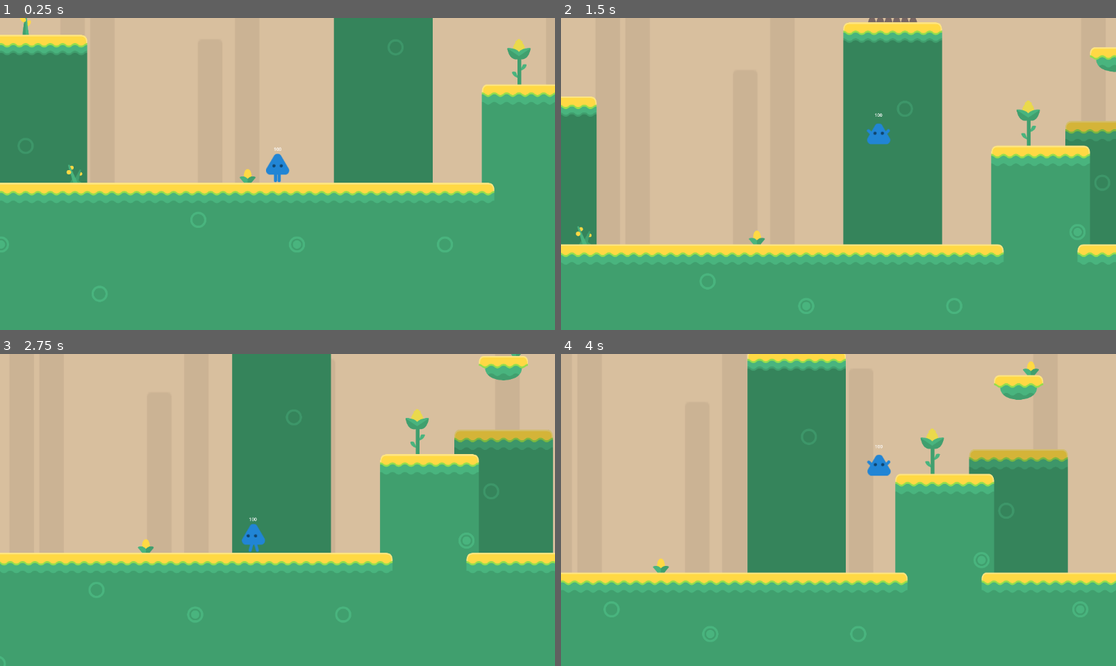
Above: before the commit, frames 1-4 (two rows, left to right).
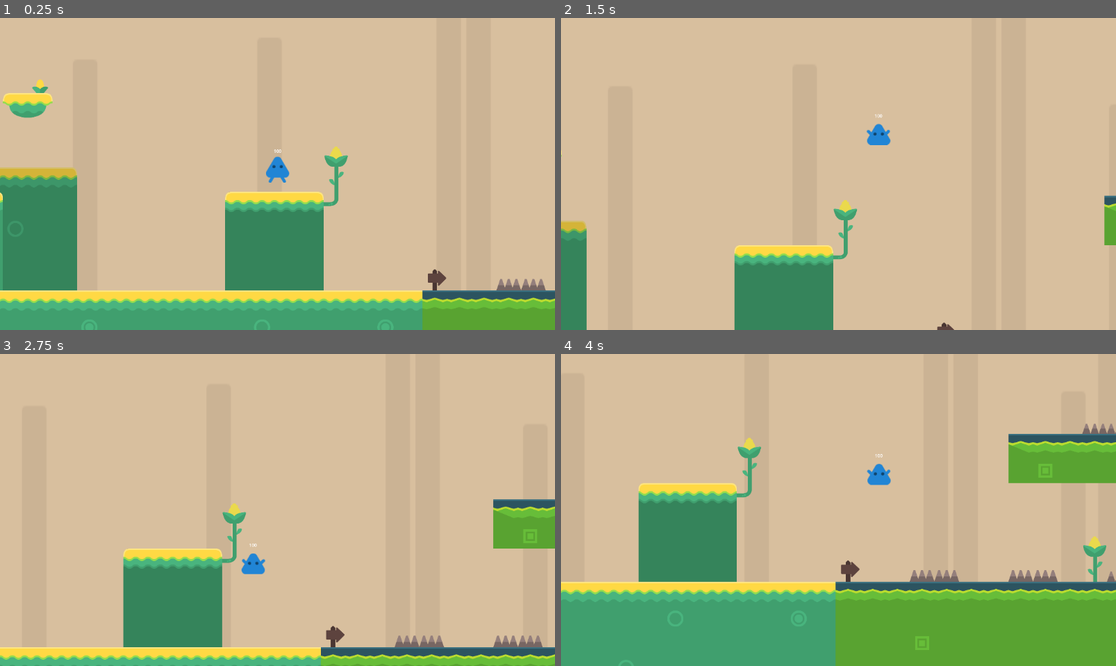
Above: after the commit, the same moments.

Repository: DanielMelnikoff/Alya_Dead_Cells
Game: Godot game, scene res://Scenes/map.tscn
Same seed, same stepped clock (60 frames per second), same inputs: the game is played once before the commit and once after it.
Inputs:
- Up to frame 1 (0.25 s): no input
- Up to frame 2 (1.5 s): tap Enter (ui_accept) at 0.5, 0.77 s; hold D from 0.53 s (still down)
- Up to frame 3 (2.75 s): tap Enter (ui_accept) at 1.52 s; release D at 2.03 s; hold A from 2.03 s (still down)
- Up to frame 4 (4 s): release A at 2.78 s; hold D from 2.78 s (still down); tap Enter (ui_accept) at 3.02, 3.77 s

The runs differ from the first frame. In frame 1, 61% of the frame differs, in the area x 0-100%, y 0-100%; in frame 2, 51%; in frame 3, 58%; in frame 4, 51%.

Commit message:
refactory-commit-of-the-alcoholic

Diff:
--- a/Scenes/map.tscn
+++ b/Scenes/map.tscn
@@ -3,9 +3,9 @@
 [ext_resource type="TileSet" uid="uid://blh05mjjkk5y1" path="res://Sprites/maptileset.tres" id="1_ci6au"]
 [ext_resource type="PackedScene" uid="uid://cviwqolhsubu6" path="res://Scenes/bakground.tscn" id="2_myvm1"]
 [ext_resource type="Texture2D" uid="uid://bgdd3qvfk1pg" path="res://Sprites/bg/set1_background.png" id="3_myvm1"]
-[ext_resource type="PackedScene" uid="uid://bbmvac8mwc6qp" path="res://Scenes/node_2d.tscn" id="3_p3ir5"]
 [ext_resource type="PackedScene" uid="uid://bvnld8jhqyjov" path="res://Scenes/damage_object.tscn" id="5_q0mm3"]
 [ext_resource type="PackedScene" uid="uid://cw14sbpl7ar88" path="res://Scenes/bigdamageobject.tscn" id="6_np2xp"]
+[ext_resource type="PackedScene" uid="uid://djfuri6k5bp17" path="res://Scenes/player.tscn" id="6_w7jjh"]
 
 [node name="Node2D" type="Node2D" unique_id=65393375]
 
@@ -60,9 +60,6 @@
 [node name="Terrain" type="TileMapLayer" parent="." unique_id=1248357358]
 tile_map_data = PackedByteArray("AAD//wAAAQACAAMAAAD+/wAAAQACAAMAAAD9/wAAAQACAAMAAAD8/wAAAQACAAMAAAD7/wAAAQACAAMAAAD6/w …(39200 unchanged characters)…
 tile_set = ExtResource("1_ci6au")
-
-[node name="Node2D" parent="." unique_id=56812395 instance=ExtResource("3_p3ir5")]
-position = Vector2(-38, -93)
 
 [node name="DamageObject" parent="." unique_id=1794017169 instance=ExtResource("5_q0mm3")]
 position = Vector2(10426, -36)
@@ -150,3 +147,6 @@
 
 [node name="Area2D6" parent="." unique_id=465618581 instance=ExtResource("6_np2xp")]
 position = Vector2(15774, 24)
+
+[node name="Player" parent="." unique_id=1011022873 instance=ExtResource("6_w7jjh")]
+position = Vector2(2962, -611)
--- a/Scenes/node_2d.tscn
+++ b/Scenes/node_2d.tscn
@@ -1,117 +1,11 @@
 [gd_scene format=3 uid="uid://bbmvac8mwc6qp"]
 
-[ext_resource type="Texture2D" uid="uid://drp3uvxwx81bq" path="res://Sprites/Player Blue/playerBlue_stand.png" id="2_hvaui"]
-[ext_resource type="Texture2D" uid="uid://eklb2eu2s7xm" path="res://Sprites/Player Blue/playerBlue_up1.png" id="3_2ooml"]
-[ext_resource type="Script" uid="uid://cef6i7njoif5x" path="res://Scripts/character_body_2d.gd" id="4_hvaui"]
-[ext_resource type="Texture2D" uid="uid://c8mct1lxgux4x" path="res://Sprites/Player Blue/playerBlue_up2.png" id="4_p20hg"]
-[ext_resource type="Texture2D" uid="uid://bdblwx18ksdks" path="res://Sprites/Player Blue/playerBlue_up3.png" id="5_he4j0"]
-[ext_resource type="Texture2D" uid="uid://dkf5ud5jxlliy" path="res://Sprites/Player Blue/playerBlue_walk1.png" id="6_85gyg"]
-[ext_resource type="Texture2D" uid="uid://cqe7wuqhqudo8" path="res://Sprites/Player Blue/playerBlue_walk2.png" id="7_c32x4"]
-[ext_resource type="Texture2D" uid="uid://ccmsmocvmo1wg" path="res://Sprites/Player Blue/playerBlue_walk3.png" id="8_fg7i4"]
-[ext_resource type="Texture2D" uid="uid://jkhr4htjac8u" path="res://Sprites/Player Blue/playerBlue_walk4.png" id="9_gwne5"]
-[ext_resource type="Texture2D" uid="uid://byoijgkaxffny" path="res://Sprites/Player Blue/playerBlue_walk5.png" id="10_hpu6p"]
+[ext_resource type="PackedScene" uid="uid://djfuri6k5bp17" path="res://Scenes/player.tscn" id="1_j2wod"]
 
 [sub_resource type="GDScript" id="GDScript_hvaui"]
-
-[sub_resource type="CapsuleShape2D" id="CapsuleShape2D_2ooml"]
-radius = 65.0
-height = 148.0
-
-[sub_resource type="LabelSettings" id="LabelSettings_hh5uf"]
-font_size = 24
-
-[sub_resource type="SpriteFrames" id="SpriteFrames_j2wod"]
-animations = [{
-"frames": [{
-"duration": 1.0,
-"texture": ExtResource("2_hvaui")
-}],
-"loop": true,
-"name": &"idle",
-"speed": 1.0
-}, {
-"frames": [{
-"duration": 1.0,
-"texture": ExtResource("3_2ooml")
-}, {
-"duration": 1.0,
-"texture": ExtResource("4_p20hg")
-}, {
-"duration": 1.0,
-"texture": ExtResource("5_he4j0")
-}],
-"loop": true,
-"name": &"jump",
-"speed": 3.0
-}, {
-"frames": [{
-"duration": 1.0,
-"texture": ExtResource("6_85gyg")
-}, {
-"duration": 1.0,
-"texture": ExtResource("7_c32x4")
-}, {
-"duration": 1.0,
-"texture": ExtResource("8_fg7i4")
-}, {
-"duration": 1.0,
-"texture": ExtResource("9_gwne5")
-}, {
-"duration": 1.0,
-"texture": ExtResource("10_hpu6p")
-}, {
-"duration": 1.0,
-"texture": ExtResource("9_gwne5")
-}, {
-"duration": 1.0,
-"texture": ExtResource("8_fg7i4")
-}, {
-"duration": 1.0,
-"texture": ExtResource("7_c32x4")
-}],
-"loop": true,
-"name": &"walk",
-"speed": 7.0
-}]
 
 [node name="Node2D" type="Node2D" unique_id=56812395]
 script = SubResource("GDScript_hvaui")
 
-[node name="Player" type="CharacterBody2D" parent="." unique_id=656470072 groups=["player"]]
-z_index = 100
+[node name="Player" parent="." unique_id=1011022873 instance=ExtResource("1_j2wod")]
 position = Vector2(3, 41)
-script = ExtResource("4_hvaui")
-
-[node name="CollisionShape2D" type="CollisionShape2D" parent="Player" unique_id=500908542]
-position = Vector2(-3, -40)
-shape = SubResource("CapsuleShape2D_2ooml")
-
-[node name="Camera2D" type="Camera2D" parent="Player" unique_id=1162229932]
-position = Vector2(-2, 2)
-zoom = Vector2(0.4, 0.4)
-position_smoothing_enabled = true
-position_smoothing_speed = 2.0
-drag_left_margin = 0.3
-drag_top_margin = 0.3
-drag_right_margin = 0.3
-drag_bottom_margin = 0.3
-editor_draw_limits = true
-editor_draw_drag_margin = true
-
-[node name="HP" type="Label" parent="Player/Camera2D" unique_id=346802772]
-offset_left = -78.0
-offset_top = -165.0
-offset_right = 79.0
-offset_bottom = -120.0
-text = "100"
-label_settings = SubResource("LabelSettings_hh5uf")
-horizontal_alignment = 1
-vertical_alignment = 1
-metadata/_edit_use_anchors_ = true
-
-[node name="AnimatedSprite2D" type="AnimatedSprite2D" parent="Player" unique_id=465655763]
-position = Vector2(0, -44.000004)
-scale = Vector2(2.7222223, 2.7222223)
-sprite_frames = SubResource("SpriteFrames_j2wod")
-animation = &"walk"
-frame_progress = 0.6760022
--- /dev/null
+++ b/Scenes/player.tscn
@@ -0,0 +1,97 @@
+[gd_scene format=3 uid="uid://djfuri6k5bp17"]
+
+[ext_resource type="Script" uid="uid://cef6i7njoif5x" path="res://Scripts/character_body_2d.gd" id="1_tx1dd"]
+[ext_resource type="Texture2D" uid="uid://drp3uvxwx81bq" path="res://Sprites/Player Blue/playerBlue_stand.png" id="2_gymyn"]
+[ext_resource type="Texture2D" uid="uid://eklb2eu2s7xm" path="res://Sprites/Player Blue/playerBlue_up1.png" id="3_pu2lt"]
+[ext_resource type="Texture2D" uid="uid://c8mct1lxgux4x" path="res://Sprites/Player Blue/playerBlue_up2.png" id="4_ukyrk"]
+[ext_resource type="Texture2D" uid="uid://bdblwx18ksdks" path="res://Sprites/Player Blue/playerBlue_up3.png" id="5_7dp3o"]
+[ext_resource type="Texture2D" uid="uid://dkf5ud5jxlliy" path="res://Sprites/Player Blue/playerBlue_walk1.png" id="6_h4iuc"]
+[ext_resource type="Texture2D" uid="uid://cqe7wuqhqudo8" path="res://Sprites/Player Blue/playerBlue_walk2.png" id="7_fd4e3"]
+[ext_resource type="Texture2D" uid="uid://ccmsmocvmo1wg" path="res://Sprites/Player Blue/playerBlue_walk3.png" id="8_qqcod"]
+
+[sub_resource type="CapsuleShape2D" id="CapsuleShape2D_2ooml"]
+radius = 65.0
+height = 148.0
+
+[sub_resource type="LabelSettings" id="LabelSettings_hh5uf"]
+font_size = 24
+
+[sub_resource type="SpriteFrames" id="SpriteFrames_j2wod"]
+animations = [{
+"frames": [{
+"duration": 1.0,
+"texture": ExtResource("2_gymyn")
+}],
+"loop": true,
+"name": &"idle",
+"speed": 1.0
+}, {
+"frames": [{
+"duration": 1.0,
+"texture": ExtResource("3_pu2lt")
+}, {
+"duration": 1.0,
+"texture": ExtResource("4_ukyrk")
+}, {
+"duration": 30.0,
+"texture": ExtResource("5_7dp3o")
+}],
+"loop": true,
+"name": &"jump",
+"speed": 3.0
+}, {
+"frames": [{
+"duration": 1.0,
+"texture": ExtResource("6_h4iuc")
+}, {
+"duration": 1.0,
+"texture": ExtResource("7_fd4e3")
+}, {
+"duration": 1.0,
+"texture": ExtResource("8_qqcod")
+}, {
+"duration": 1.0,
+"texture": ExtResource("7_fd4e3")
+}],
+"loop": true,
+"name": &"walk",
+"speed": 7.0
+}]
+
+[node name="Player" type="CharacterBody2D" unique_id=1011022873 groups=["player"]]
+z_index = 100
+script = ExtResource("1_tx1dd")
+
+[node name="CollisionShape2D" type="CollisionShape2D" parent="." unique_id=896711462]
+position = Vector2(-3, -40)
+shape = SubResource("CapsuleShape2D_2ooml")
+
+[node name="Camera2D" type="Camera2D" parent="." unique_id=1327737828]
+position = Vector2(-2, 2)
+zoom = Vector2(0.4, 0.4)
+position_smoothing_enabled = true
+position_smoothing_speed = 2.0
+drag_left_margin = 0.3
+drag_top_margin = 0.3
+drag_right_margin = 0.3
+drag_bottom_margin = 0.3
+editor_draw_limits = true
+editor_draw_drag_margin = true
+
+[node name="HP" type="Label" parent="Camera2D" unique_id=361211936]
+offset_left = -78.0
+offset_top = -165.0
+offset_right = 79.0
+offset_bottom = -120.0
+text = "100"
+label_settings = SubResource("LabelSettings_hh5uf")
+horizontal_alignment = 1
+vertical_alignment = 1
+metadata/_edit_use_anchors_ = true
+
+[node name="AnimatedSprite2D" type="AnimatedSprite2D" parent="." unique_id=1186209748]
+position = Vector2(0, -44.000004)
+scale = Vector2(2.7222223, 2.7222223)
+sprite_frames = SubResource("SpriteFrames_j2wod")
+animation = &"walk"
+speed_scale = 2.0
